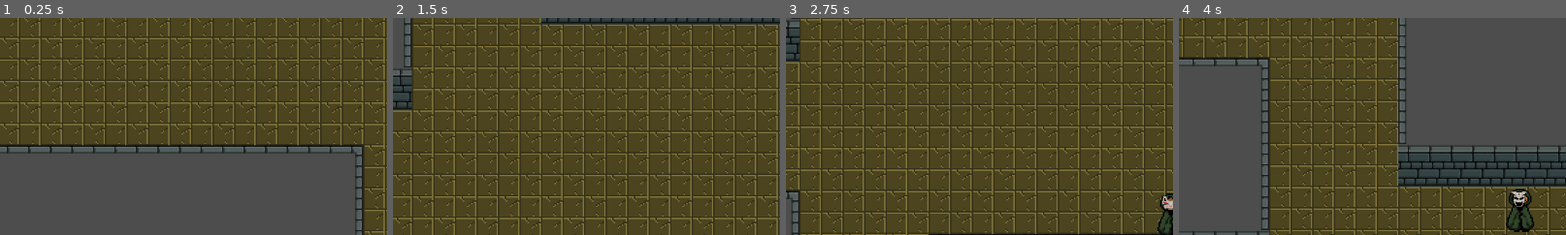
Above: before the commit, frames 1-4 (left to right).
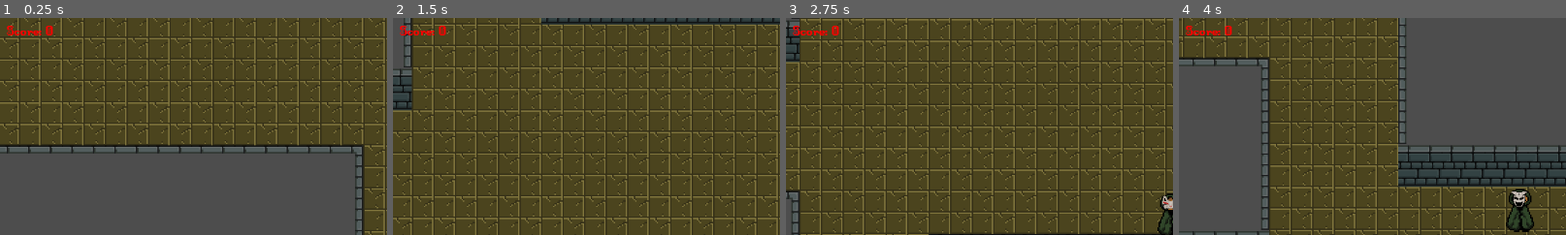
Above: after the commit, the same moments.

Repository: afilipovski/masked-descent
Game: Godot game, scene res://scenes/main.tscn
Same seed, same stepped clock (60 frames per second), same inputs: the game is played once before the commit and once after it.
Inputs:
- Up to frame 1 (0.25 s): no input
- Up to frame 2 (1.5 s): tap Enter (ui_accept) at 0.5, 0.77 s; hold D (move_right) 0.53-1.28 s; hold Tab (cycle_mask) 0.53-1.28 s; hold S (move_down) from 1.28 s (still down); tap Shift (sprint) at 1.35 s
- Up to frame 3 (2.75 s): tap Enter (ui_accept) at 1.52 s; release S (move_down) at 2.03 s; hold D (move_right) from 2.03 s (still down); hold Tab (cycle_mask) from 2.03 s (still down)
- Up to frame 4 (4 s): release D (move_right) at 2.78 s; release Tab (cycle_mask) at 2.78 s; hold W (move_up) 2.78-3.53 s; tap Shift (sprint) at 2.85 s; tap Enter (ui_accept) at 3.02, 3.77 s; hold A (move_left) from 3.53 s (still down); hold Tab (cycle_mask) from 3.53 s (still down)
The pictures show only the part of the screen within x 0-50%, y 5-55%; the shares and areas given below are measured in that part.

The runs differ from the first frame. In frame 1, 0.3% of the frame differs, in the area x 1-14%, y 3-9%; in frame 2, 0.3%; in frame 3, 0.3%; in frame 4, 0.3%.

Commit message:
Add high score system

Diff:
--- a/scenes/main.tscn
+++ b/scenes/main.tscn
@@ -3,10 +3,11 @@
 [ext_resource type="Texture2D" uid="uid://dpqgg2x88cm7h" path="res://assets/floor.png" id="1_o6xl0"]
 [ext_resource type="PackedScene" uid="uid://bylwq0ey4uygd" path="res://scenes/ui/minimap.tscn" id="1_tefeu"]
 [ext_resource type="Texture2D" uid="uid://b17xn4u5gk3kl" path="res://assets/wall-test.png" id="2_04qyp"]
+[ext_resource type="FontFile" uid="uid://6irm4vqoi87n" path="res://assets/DungeonFont.ttf" id="2_dungeon_font"]
+[ext_resource type="Script" uid="uid://dora04h1ltgcp" path="res://scripts/game_over_ui.gd" id="2_game_over"]
+[ext_resource type="Script" uid="uid://xt5yq5022r3t" path="res://scripts/dungeon_level_ui.gd" id="2_level_ui"]
 [ext_resource type="PackedScene" path="res://scenes/ui/mask_inventory.tscn" id="2_mask_inv"]
-[ext_resource type="FontFile" path="res://assets/DungeonFont.ttf" id="2_dungeon_font"]
-[ext_resource type="Script" path="res://scripts/dungeon_level_ui.gd" id="2_level_ui"]
-[ext_resource type="Script" path="res://scripts/game_over_ui.gd" id="2_game_over"]
+[ext_resource type="Script" uid="uid://c32twut0orgx4" path="res://scripts/score_ui.gd" id="2_score_ui"]
 [ext_resource type="Texture2D" uid="uid://b0mpuy4m3yxgp" path="res://assets/stairs.jpg" id="3_fws66"]
 [ext_resource type="Script" uid="uid://cg3nobg4uifa" path="res://scripts/character_body_2d.gd" id="3_j7wrs"]
 [ext_resource type="Texture2D" uid="uid://0rcyg17w1i88" path="res://assets/wall-n.png" id="4_wall_n"]
@@ -107,7 +108,7 @@
 
 [node name="MaskInventory" parent="UI" unique_id=1103877401 instance=ExtResource("2_mask_inv")]
 
-[node name="DungeonLevelLabel" type="Label" parent="UI"]
+[node name="DungeonLevelLabel" type="Label" parent="UI" unique_id=286731216]
 offset_left = 10.0
 offset_top = 10.0
 offset_right = 150.0
@@ -118,7 +119,22 @@
 text = "Level 1"
 script = ExtResource("2_level_ui")
 
-[node name="GameOverScreen" type="Control" parent="UI"]
+[node name="ScoreLabel" type="Label" parent="UI" unique_id=1034201738]
+anchors_preset = 1
+anchor_left = 1.0
+anchor_right = 1.0
+offset_left = -1142.0
+offset_top = 38.0
+offset_right = -1038.0
+offset_bottom = 63.0
+grow_horizontal = 0
+theme_override_colors/font_color = Color(1, 0, 0, 1)
+theme_override_fonts/font = ExtResource("2_dungeon_font")
+theme_override_font_sizes/font_size = 24
+text = "Score: 0"
+script = ExtResource("2_score_ui")
+
+[node name="GameOverScreen" type="Control" parent="UI" unique_id=491549925]
 layout_mode = 3
 anchors_preset = 15
 anchor_right = 1.0
@@ -127,7 +143,7 @@
 grow_vertical = 2
 script = ExtResource("2_game_over")
 
-[node name="ColorRect" type="ColorRect" parent="UI/GameOverScreen"]
+[node name="ColorRect" type="ColorRect" parent="UI/GameOverScreen" unique_id=1714135575]
 layout_mode = 1
 anchors_preset = 15
 anchor_right = 1.0
@@ -136,7 +152,7 @@
 grow_vertical = 2
 color = Color(0, 0, 0, 0.8)
 
-[node name="CenterContainer" type="CenterContainer" parent="UI/GameOverScreen"]
+[node name="CenterContainer" type="CenterContainer" parent="UI/GameOverScreen" unique_id=1514728425]
 layout_mode = 1
 anchors_preset = 15
 anchor_right = 1.0
@@ -144,11 +160,11 @@
 grow_horizontal = 2
 grow_vertical = 2
 
-[node name="VBoxContainer" type="VBoxContainer" parent="UI/GameOverScreen/CenterContainer"]
+[node name="VBoxContainer" type="VBoxContainer" parent="UI/GameOverScreen/CenterContainer" unique_id=1575150525]
 layout_mode = 2
 theme_override_constants/separation = 20
 
-[node name="GameOverLabel" type="Label" parent="UI/GameOverScreen/CenterContainer/VBoxContainer"]
+[node name="GameOverLabel" type="Label" parent="UI/GameOverScreen/CenterContainer/VBoxContainer" unique_id=904475402]
 layout_mode = 2
 theme_override_colors/font_color = Color(1, 0, 0, 1)
 theme_override_fonts/font = ExtResource("2_dungeon_font")
@@ -156,7 +172,23 @@
 text = "GAME OVER"
 horizontal_alignment = 1
 
-[node name="RestartButton" type="Button" parent="UI/GameOverScreen/CenterContainer/VBoxContainer"]
+[node name="ScoreLabel" type="Label" parent="UI/GameOverScreen/CenterContainer/VBoxContainer" unique_id=1698541874]
+layout_mode = 2
+theme_override_colors/font_color = Color(1, 0, 0, 1)
+theme_override_fonts/font = ExtResource("2_dungeon_font")
+theme_override_font_sizes/font_size = 32
+text = "Score: 0"
+horizontal_alignment = 1
+
+[node name="HighScoreMessage" type="Label" parent="UI/GameOverScreen/CenterContainer/VBoxContainer" unique_id=1546728330]
+layout_mode = 2
+theme_override_colors/font_color = Color(1, 0.8, 0, 1)
+theme_override_fonts/font = ExtResource("2_dungeon_font")
+theme_override_font_sizes/font_size = 28
+text = "NEW HIGH SCORE!"
+horizontal_alignment = 1
+
+[node name="RestartButton" type="Button" parent="UI/GameOverScreen/CenterContainer/VBoxContainer" unique_id=2044114246]
 layout_mode = 2
 theme_override_colors/font_color = Color(1, 0, 0, 1)
 theme_override_fonts/font = ExtResource("2_dungeon_font")
--- a/scripts/boss/boss.gd
+++ b/scripts/boss/boss.gd
@@ -44,3 +44,7 @@
 
 func take_damage():
 	health -= 10 - DEF
+
+func die():
+	GameState.add_score(50)
+	queue_free()
--- a/scripts/boss/death.gd
+++ b/scripts/boss/death.gd
@@ -3,3 +3,6 @@
 func enter():
 	super.enter()
 	animation_player.play("death")
+	await animation_player.animation_finished
+	if character.has_method("die"):
+		character.die()
--- a/scripts/character_body_2d.gd
+++ b/scripts/character_body_2d.gd
@@ -149,6 +149,7 @@
 	var tilemap = get_parent().get_node_or_null("TileMap")
 	if tilemap and tilemap.has_method("regenerate"):
 		GameState.increment_level()
+		GameState.add_score(20)
 		tilemap.regenerate()
 
 func take_damage(amount: int):
--- a/scripts/enemies/base.gd
+++ b/scripts/enemies/base.gd
@@ -68,6 +68,7 @@
 
 func die():
 	_on_death()
+	GameState.add_score(10)
 	queue_free()
 
 
--- a/scripts/game_over_ui.gd
+++ b/scripts/game_over_ui.gd
@@ -1,6 +1,8 @@
 extends Control
 
 @onready var restart_button = $CenterContainer/VBoxContainer/RestartButton
+@onready var score_label = $CenterContainer/VBoxContainer/ScoreLabel
+@onready var high_score_message = $CenterContainer/VBoxContainer/HighScoreMessage
 
 func _ready() -> void:
 	hide()
@@ -12,6 +14,15 @@
 
 func show_game_over() -> void:
 	show()
+	score_label.text = "Score: %d" % GameState.score
+
+	if GameState.is_new_high_score():
+		high_score_message.text = "NEW HIGH SCORE!"
+		high_score_message.show()
+	else:
+		high_score_message.text = "High Score: %d" % GameState.high_score
+		high_score_message.show()
+
 	restart_button.grab_focus()
 
 func _on_restart_pressed() -> void:
--- a/scripts/game_state.gd
+++ b/scripts/game_state.gd
@@ -1,13 +1,27 @@
 extends Node
 
 var dungeon_level: int = 1
+var score: int = 0
+var high_score: int = 0
 
 signal level_changed(new_level: int)
+signal score_changed(new_score: int)
 
 func reset_level() -> void:
 	dungeon_level = 1
+	score = 0
 	level_changed.emit(dungeon_level)
+	score_changed.emit(score)
 
 func increment_level() -> void:
 	dungeon_level += 1
 	level_changed.emit(dungeon_level)
+
+func add_score(points: int) -> void:
+	score += points
+	score_changed.emit(score)
+	if score > high_score:
+		high_score = score
+
+func is_new_high_score() -> bool:
+	return score == high_score and score > 0
--- /dev/null
+++ b/scripts/score_ui.gd
@@ -0,0 +1,11 @@
+extends Label
+
+func _ready() -> void:
+	update_score_display(GameState.score)
+	GameState.score_changed.connect(_on_score_changed)
+
+func _on_score_changed(new_score: int) -> void:
+	update_score_display(new_score)
+
+func update_score_display(score_value: int) -> void:
+	text = "Score: %d" % score_value
Not shown: 1 places in scenes/main.tscn that only renumber resources
Not shown, added: scripts/score_ui.gd.uid
